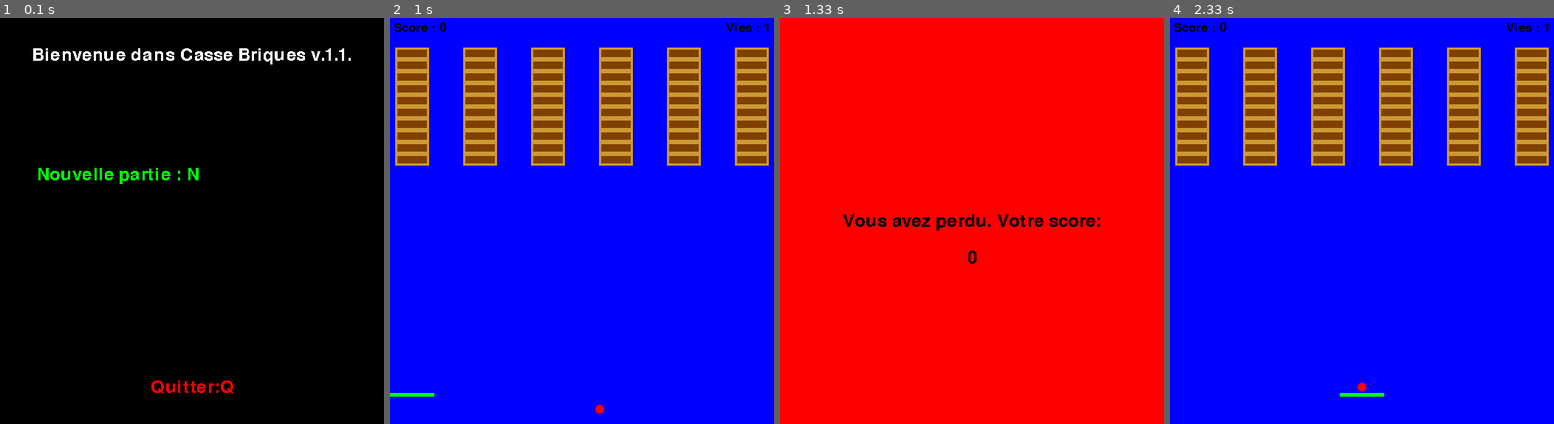
Above: before the commit, frames 1-4 (left to right).
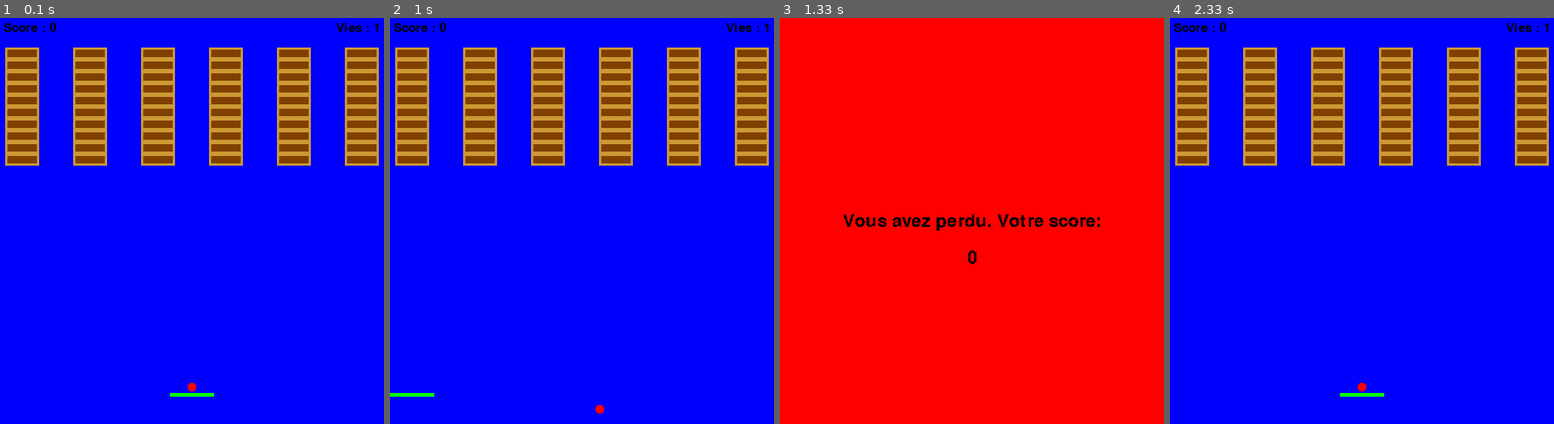
Above: after the commit, the same moments.

Repository: Killy85/game_ai_trainer
Game: pygame game, started from game/game_adapted.py
Two runs of this game, one before a commit and one after it. Both use one fixed random seed, a clock stepped at 60 frames per second and the inputs below.
Inputs:
- Up to frame 1 (0.1 s): no input
- Up to frame 2 (1 s): hold N 0.33-0.87 s; hold Left 0.33-0.87 s; hold Enter from 0.9 s (still down); hold Left from 0.9 s (still down)
- Up to frame 3 (1.33 s): keep holding Enter; keep holding Left
- Up to frame 4 (2.33 s): release Enter at 1.43 s; release Left at 1.43 s; hold Esc 1.47-2 s; hold Left 1.47-2 s; type "ann" at 2.03 s

The runs differ from the first frame. In frame 1, 100% of the frame differs, in the area x 0-100%, y 0-100%; in frame 2, nothing differs; in frame 3, nothing differs; in frame 4, nothing differs.

Commit message:
clean accueil

Diff:
--- a/game/game_adapted.py
+++ b/game/game_adapted.py
@@ -192,108 +192,98 @@
         j.pause()
 
     def update_frame(self):
-        for self.e in event.get():
-            if self.e.type == KEYDOWN and (self.e.unicode == 'q' or self.e.unicode == 'Q'):
-                self.flag1 = False
-            if self.e.type == KEYDOWN and (self.e.unicode == 'n' or self.e.unicode == 'N'):
-                global b, j, brs
-                b, j, self.bs, self.js, brs = self.initialisation(self.screen)
-                flag2 = True
-                self.leftDown = False
-                self.rightDown = False
-                while flag2:
-                    self.chrono.tick(60)
+        global b, j, brs
+        b, j, self.bs, self.js, brs = self.initialisation(self.screen)
+        flag2 = True
+        self.leftDown = False
+        self.rightDown = False
+        while flag2:
+            self.chrono.tick(60)
+            for self.e in event.get():
+                if self.e.type == KEYDOWN and self.e.key == K_ESCAPE:
+                    # Retour au menu précédent
+                    flag2 = False
+                if self.e.type == KEYDOWN and self.e.key == K_RETURN:
+                    # Lancement de la partie
+                    self.start()
+                if self.e.type == KEYDOWN and self.e.key == K_p:
+                    # La partie entre en pause
+                    self.pause()
+                    msg4 = self.cadre.render('PAUSE', 0, black)
+                    pos_msg4 = msg4.get_rect()
+                    pos_msg4.center = self.area.center
+                    self.screen.blit(msg4, pos_msg4)
+                    display.flip()
+                    flag3 = True
+                    while flag3:
+                        for e in event.get():
+                            if e.type == KEYDOWN and e.key == K_p:
+                                flag3 = False
+                    self.pause()
+            # Contréler la raquette
+            if self.e.type == KEYDOWN:
+                if self.e.key == K_RIGHT:
+                    j.right(self.rightDown)
+                    rightDown = True
+            if self.e.type == KEYUP:
+                if self.e.key == K_RIGHT:
+                    rightDown = False
+            if self.e.type == KEYDOWN:
+                if self.e.key == K_LEFT:
+                    j.left(self.leftDown)
+                    leftDown = True
+            if self.e.type == KEYUP:
+                if self.e.key == K_LEFT:
+                    leftDown = False
+            if j.vies == 0:
+                # Si le joueur n'a plus de vies
+                msg5 = self.cadre.render("Vous avez perdu. Votre score:", 0, black)
+                msg6 = self.cadre.render(str(j.score), 0, black)
+                pos_msg5 = msg5.get_rect()
+                pos_msg5.center = self.area.center
+                pos_msg6 = msg6.get_rect()
+                pos_msg6.center = self.area.center
+                pos_msg6.centery = self.area.centery + 50
+                # Affichage à l'écran
+                self.screen.fill(red)
+                self.screen.blit(msg5, pos_msg5)
+                self.screen.blit(msg6, pos_msg6)
+                display.flip()
+                flag4 = True
+                while flag4:
                     for self.e in event.get():
                         if self.e.type == KEYDOWN and self.e.key == K_ESCAPE:
-                            # Retour au menu précédent
+                            flag4 = False
                             flag2 = False
-                        if self.e.type == KEYDOWN and self.e.key == K_RETURN:
-                            # Lancement de la partie
-                            self.start()
-                        if self.e.type == KEYDOWN and self.e.key == K_p:
-                            # La partie entre en pause
-                            self.pause()
-                            msg4 = self.cadre.render('PAUSE', 0, black)
-                            pos_msg4 = msg4.get_rect()
-                            pos_msg4.center = self.area.center
-                            self.screen.blit(msg4, pos_msg4)
-                            display.flip()
-                            flag3 = True
-                            while flag3:
-                                for e in event.get():
-                                    if e.type == KEYDOWN and e.key == K_p:
-                                        flag3 = False
-                            self.pause()
-                    # Contréler la raquette
-                    if self.e.type == KEYDOWN:
-                        if self.e.key == K_RIGHT:
-                            j.right(self.rightDown)
-                            rightDown = True
-                    if self.e.type == KEYUP:
-                        if self.e.key == K_RIGHT:
-                            rightDown = False
-                    if self.e.type == KEYDOWN:
-                        if self.e.key == K_LEFT:
-                            j.left(self.leftDown)
-                            leftDown = True
-                    if self.e.type == KEYUP:
-                        if self.e.key == K_LEFT:
-                            leftDown = False
-                    if j.vies == 0:
-                        # Si le joueur n'a plus de vies
-                        msg5 = self.cadre.render("Vous avez perdu. Votre score:", 0, black)
-                        msg6 = self.cadre.render(str(j.score), 0, black)
-                        pos_msg5 = msg5.get_rect()
-                        pos_msg5.center = self.area.center
-                        pos_msg6 = msg6.get_rect()
-                        pos_msg6.center = self.area.center
-                        pos_msg6.centery = self.area.centery + 50
-                        # Affichage à l'écran
-                        self.screen.fill(red)
-                        self.screen.blit(msg5, pos_msg5)
-                        self.screen.blit(msg6, pos_msg6)
-                        display.flip()
-                        flag4 = True
-                        while flag4:
-                            for self.e in event.get():
-                                if self.e.type == KEYDOWN and self.e.key == K_ESCAPE:
-                                    flag4 = False
-                                    flag2 = False
-                    if len(brs) == 0:
-                        # S'il n'y a plus de briques
-                        msg7 = self.cadre.render("Vous avez gagné. Votre score:",
-                                            0, black)
-                        msg8 = self.cadre.render(str(j.score), 0, black)
-                        pos_msg7 = msg7.get_rect()
-                        pos_msg7.center = self.area.center
-                        pos_msg8 = msg8.get_rect()
-                        pos_msg8.center = self.area.center
-                        pos_msg8.centery = self.area.centery + 50
-                        # Affichage à l'écran
-                        self.screen.fill(green)
-                        self.screen.blit(msg7, pos_msg7)
-                        self.screen.blit(msg8, pos_msg8)
-                        display.flip()
-                        flag5 = True
-                        while flag5:
-                            for e in event.get():
-                                if e.type == KEYDOWN and e.key == K_ESCAPE:
-                                    flag5 = False
-                                    flag2 = False
-                    # Rafraichissement de l'écran pendant le jeu
-                    self.screen.fill(blue)
-                    self.bs.update()
-                    self.js.update()
-                    self.bs.draw(self.screen)
-                    self.js.draw(self.screen)
-                    brs.draw(self.screen)
-                    display.flip()
-        # Rafrachissement de l'écran d'accueil
-        self.screen.fill(black)
-        self.screen.blit(self.message, self.pos_message)
-        self.screen.blit(self.quitmsg, self.pos_quitmsg)
-        self.screen.blit(self.msg1, self.pos_msg1)
-        display.flip()
+            if len(brs) == 0:
+                # S'il n'y a plus de briques
+                msg7 = self.cadre.render("Vous avez gagné. Votre score:",
+                                    0, black)
+                msg8 = self.cadre.render(str(j.score), 0, black)
+                pos_msg7 = msg7.get_rect()
+                pos_msg7.center = self.area.center
+                pos_msg8 = msg8.get_rect()
+                pos_msg8.center = self.area.center
+                pos_msg8.centery = self.area.centery + 50
+                # Affichage à l'écran
+                self.screen.fill(green)
+                self.screen.blit(msg7, pos_msg7)
+                self.screen.blit(msg8, pos_msg8)
+                display.flip()
+                flag5 = True
+                while flag5:
+                    for e in event.get():
+                        if e.type == KEYDOWN and e.key == K_ESCAPE:
+                            flag5 = False
+                            flag2 = False
+            # Rafraichissement de l'écran pendant le jeu
+            self.screen.fill(blue)
+            self.bs.update()
+            self.js.update()
+            self.bs.draw(self.screen)
+            self.js.draw(self.screen)
+            brs.draw(self.screen)
+            display.flip()
 
 
     def main(self):
@@ -308,17 +298,6 @@
         display.flip()
         #Accueil
         self.cadre = font.Font(None, 35)
-        self.message = self.cadre.render("Bienvenue dans Casse Briques v.1.1.", 0, white)
-        self.quitmsg = self.cadre.render("Quitter:Q", 0, red)
-        self.pos_message = self.message.get_rect()
-        self.pos_message.center = self.area.center
-        self.pos_message.centery = 50
-        self.pos_quitmsg = self.quitmsg.get_rect()
-        self.pos_quitmsg.center = self.area.center
-        self.pos_quitmsg.centery = 500
-        self.msg1 = self.cadre.render("Nouvelle partie : N", 0, green)
-        self.pos_msg1 = self.msg1.get_rect()
-        self.pos_msg1.topleft = (50, 200)
         self.chrono = time.Clock()
         self.flag1 = True
         while self.flag1:
